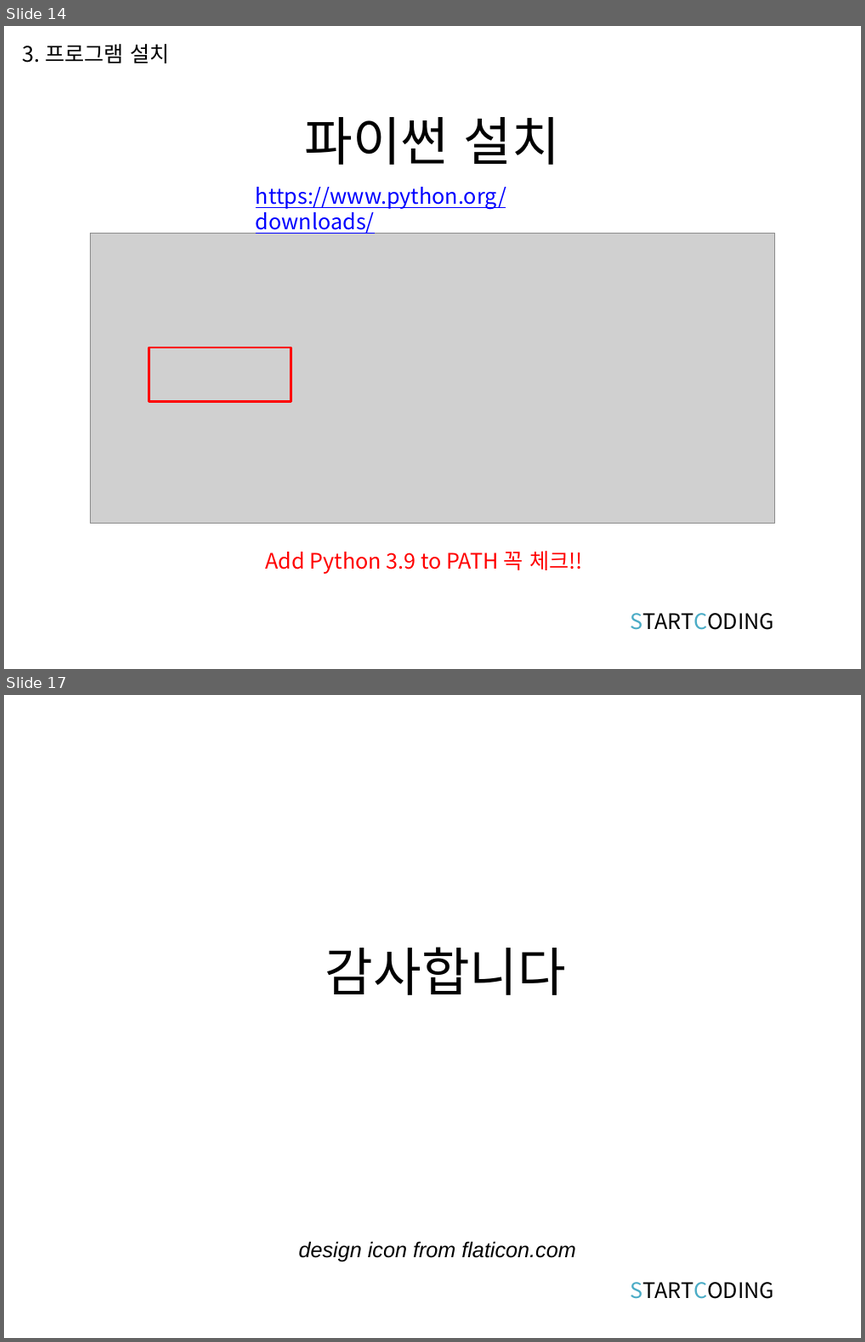
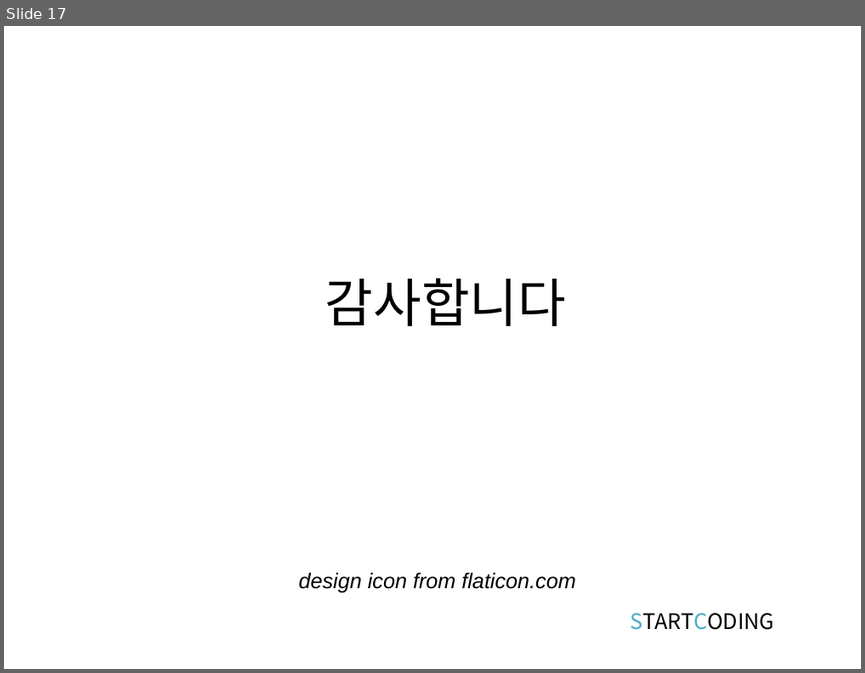
Before and after one commit to kwonkijun/python, a slide deck: 파이썬기초(PPT)/파이썬 기초 3강_연산과 연산자.pptx. Shown one above the other, each under a label of ours: slides 14 and 17 before the commit, slide 17 after it; the slides between them are not shown. The pictures are 865x1342 and 865x673 pixels, drawn with LibreOffice and Linux fonts; fonts in the diff are those of the drawing; grey boxes stand for pictures. Boxes give left, top, right and bottom in pixels: in the first picture for what was removed or moved away, otherwise in the second. Text is boxed around its words. In the diff, an @@ line names an element or a change of style, - is before the commit and + after.

```diff
--- a/파이썬기초(PPT)/파이썬 기초 3강_연산과 연산자.pptx
+++ b/파이썬기초(PPT)/파이썬 기초 3강_연산과 연산자.pptx
@@ slide 14 removed at (4,26,861,669), background #FFFFFF @@
@@ text removed at (23,44,169,63) @@
-3. 프로그램 설치
@@ title removed at (305,117,560,165) @@
-파이썬 설치
@@ text removed at (256,187,506,235) @@
-https://www.python.org/downloads/
@@ picture removed at (90,233,774,523) @@
@@ rectangle removed at (148,347,290,402) @@
@@ text removed at (265,550,583,573) @@
-Add Python 3.9 to PATH 꼭 체크!!
@@ text removed at (630,612,774,630) @@
-STARTCODING
```
Also in this commit, not shown: 2 slides changed, 14 slides added, 13 other slides removed, 9 other files.
